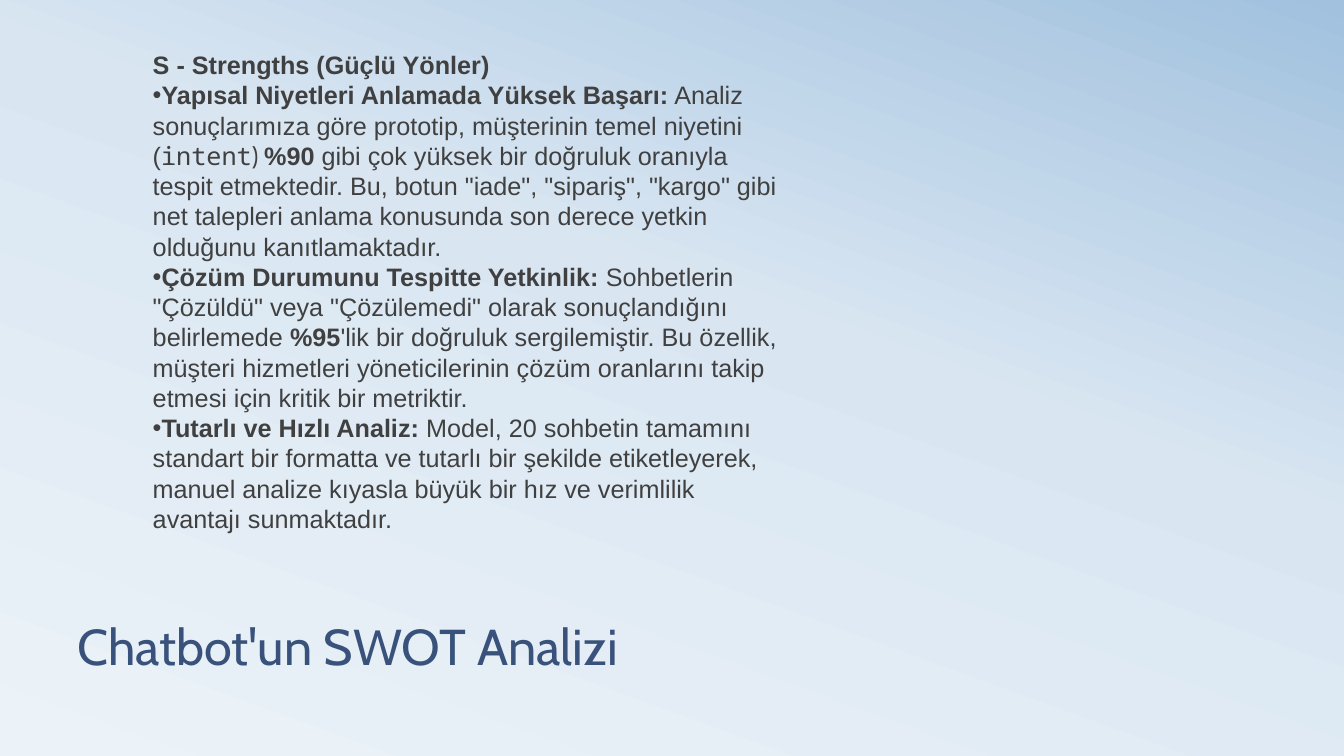
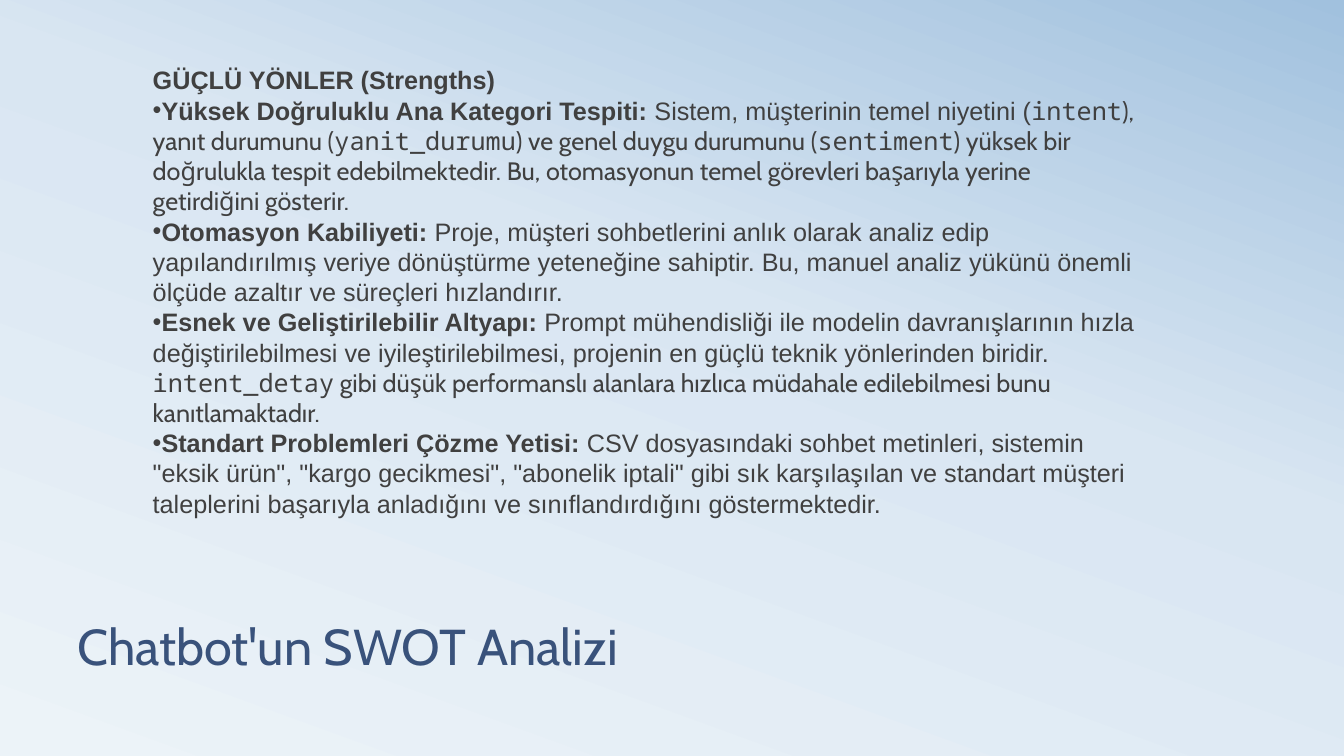
Before and after one commit to AsliAktas/mila-ai-eval, a slide deck: slide 11 of Trendyol Mila Sohbet Botu AI Analiz Ödevi.pptx. Drawn at 1344x756 pixels with LibreOffice and Linux fonts; fonts in the diff are those of the drawing. Boxes give left, top, right and bottom in pixels: in the first picture for what was removed or moved away, otherwise in the second. Text is boxed around its words. In the diff, an @@ line names an element or a change of style, - is before the commit and + after.

Commit message:
Sunum dosyası güncellemesi

```diff
--- a/Trendyol Mila Sohbet Botu AI Analiz Ödevi.pptx
+++ b/Trendyol Mila Sohbet Botu AI Analiz Ödevi.pptx
@@ text removed at [153,55,776,533] @@
-S - Strengths (Güçlü Yönler)
-• Yapısal Niyetleri Anlamada Yüksek Başarı: Analiz sonuçlarımıza göre prototip, müşterinin temel niyetini (intent) %90 gibi çok yüksek bir doğruluk oranıyla tespit etmektedir. Bu, botun "iade", "sipariş", "kargo" gibi net talepleri anlama konusunda son derece yetkin olduğunu kanıtlamaktadır.
-• Çözüm Durumunu Tespitte Yetkinlik: Sohbetlerin "Çözüldü" veya "Çözülemedi" olarak sonuçlandığını belirlemede %95'lik bir doğruluk sergilemiştir. Bu özellik, müşteri hizmetleri yöneticilerinin çözüm oranlarını takip etmesi için kritik bir metriktir.
-• Tutarlı ve Hızlı Analiz: Model, 20 sohbetin tamamını standart bir formatta ve tutarlı bir şekilde etiketleyerek, manuel analize kıyasla büyük bir hız ve verimlilik avantajı sunmaktadır.
@@ text added at [153,69,1134,518], 18 pt, text #404040 @@
+GÜÇLÜ YÖNLER (Strengths)
+• Yüksek Doğruluklu Ana Kategori Tespiti: Sistem, müşterinin temel niyetini (intent), yanıt durumunu (yanit_durumu) ve genel duygu durumunu (sentiment) yüksek bir doğrulukla tespit edebilmektedir. Bu, otomasyonun temel görevleri başarıyla yerine getirdiğini gösterir.
+• Otomasyon Kabiliyeti: Proje, müşteri sohbetlerini anlık olarak analiz edip yapılandırılmış veriye dönüştürme yeteneğine sahiptir. Bu, manuel analiz yükünü önemli ölçüde azaltır ve süreçleri hızlandırır.
+• Esnek ve Geliştirilebilir Altyapı: Prompt mühendisliği ile modelin davranışlarının hızla değiştirilebilmesi ve iyileştirilebilmesi, projenin en güçlü teknik yönlerinden biridir. intent_detay gibi düşük performanslı alanlara hızlıca müdahale edilebilmesi bunu kanıtlamaktadır.
+• Standart Problemleri Çözme Yetisi: CSV dosyasındaki sohbet metinleri, sistemin "eksik ürün", "kargo gecikmesi", "abonelik iptali" gibi sık karşılaşılan ve standart müşteri taleplerini başarıyla anladığını ve sınıflandırdığını göstermektedir.
```
Also in this commit, not shown: 5 other slides changed, 5 slides added, 5 slides removed.
